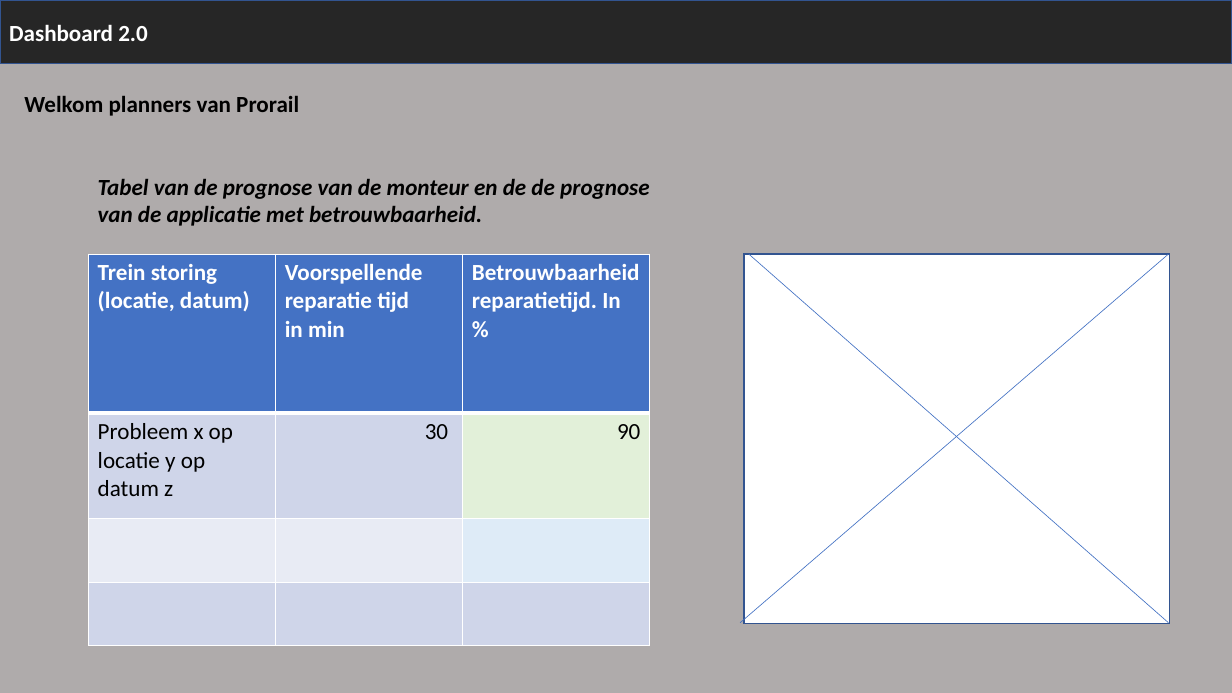
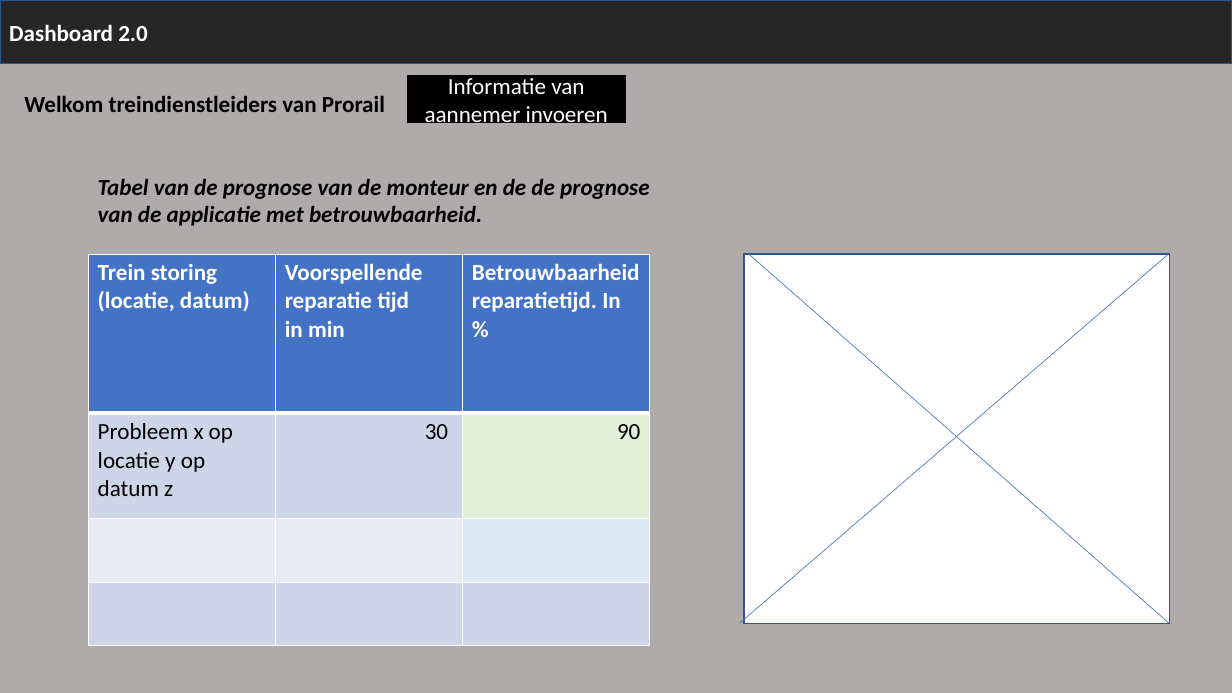
Before and after one commit to AmaryllisLee/DDB_Prorail, a slide deck: slide 3 of Wireframe_dashboard.pptx (slide 2 before the commit). Drawn at 1232x693 pixels with LibreOffice and Linux fonts; fonts in the diff are those of the drawing. Boxes give left, top, right and bottom in pixels: in the first picture for what was removed or moved away, otherwise in the second. Text is boxed around its words. In the diff, an @@ line names an element or a change of style, - is before the commit and + after.

```diff
--- a/Wireframe_dashboard.pptx
+++ b/Wireframe_dashboard.pptx
@@ rectangle added at box(408, 76, 626, 123), fill #000000, outline #000000 1 pt, 18 pt, text #FFFFFF @@
+Informatie van aannemer invoeren
@@ text at box(24, 96, 385, 112): text changed @@
-Welkom planners van Prorail
+Welkom treindienstleiders van Prorail
```
Also in this commit, not shown: 1 other slide changed, 1 slide added, 1 other file.
